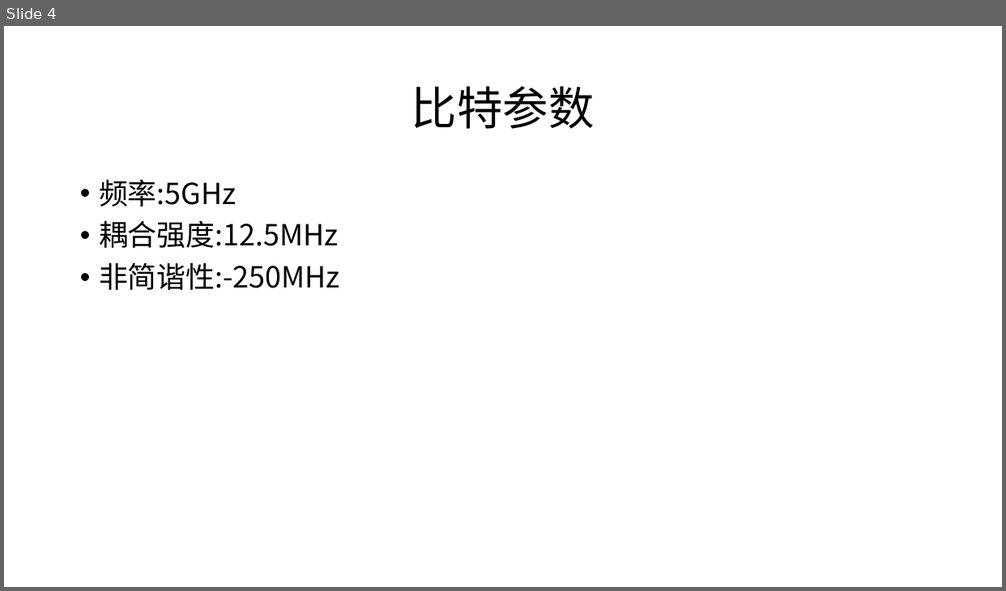
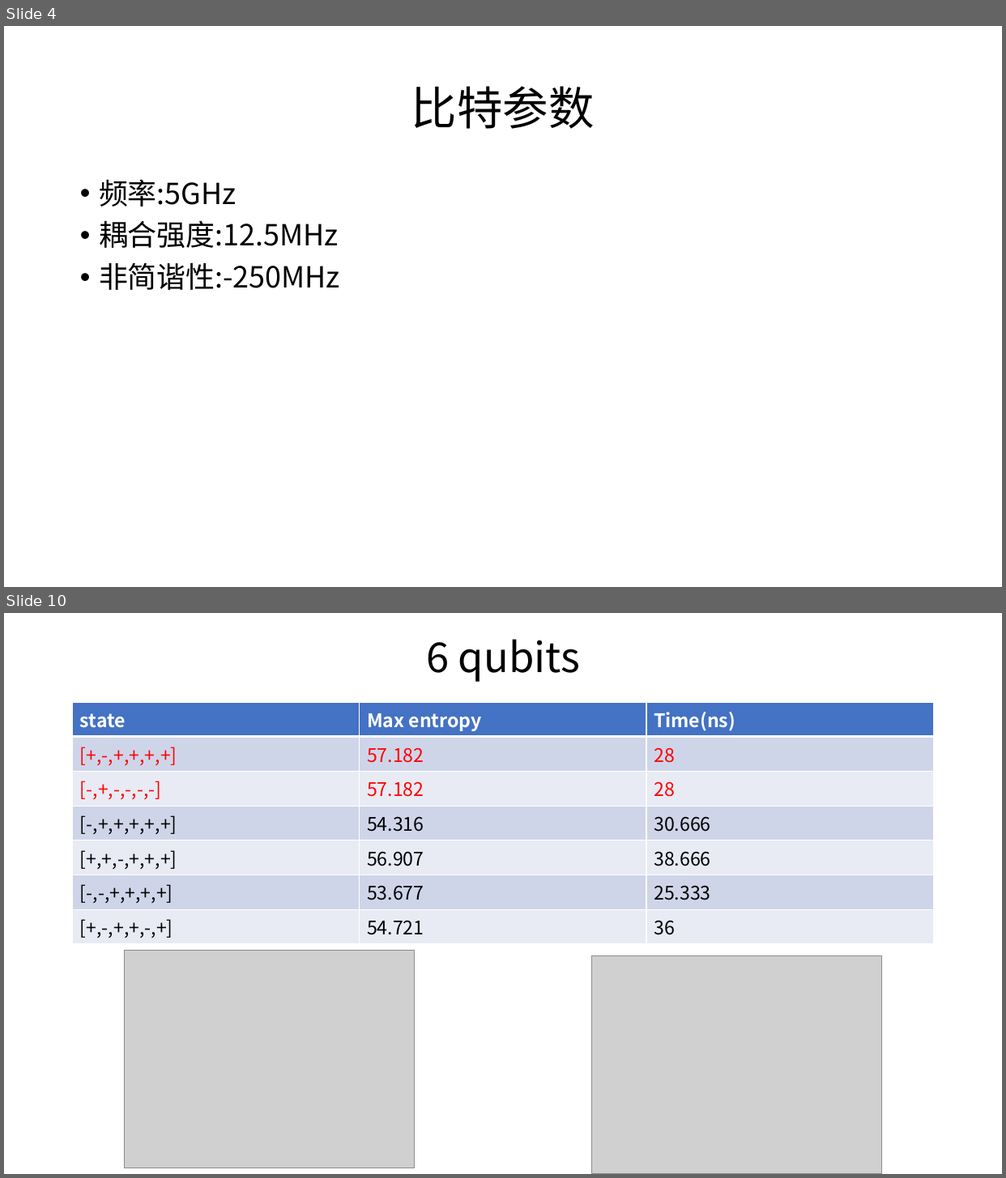
Before and after one commit to ChenZha/Quantum-Computation, a slide deck: programmer/programme/algorithm/Renyi Entropy/Renyi entropy.pptx. Shown one above the other, each under a label of ours: slide 4 before the commit, slides 4 and 10 after it; the slides between them are not shown. The pictures are 1006x591 and 1006x1178 pixels, drawn with LibreOffice and Linux fonts; fonts in the diff are those of the drawing; grey boxes stand for pictures. Boxes give left, top, right and bottom in pixels: in the first picture for what was removed or moved away, otherwise in the second. Text is boxed around its words. In the diff, an @@ line names an element or a change of style, - is before the commit and + after.

```diff
--- a/programmer/programme/algorithm/Renyi Entropy/Renyi entropy.pptx
+++ b/programmer/programme/algorithm/Renyi Entropy/Renyi entropy.pptx
@@ slide 10 added at <box>4,613,1002,1174</box>, background #FFFFFF @@
@@ title added at <box>426,639,580,682</box>, 39.6 pt, text #000000 @@
+6 qubits
@@ table added at <box>73,702,933,939</box>, 7 rows, 3 columns @@
+state | Max entropy | Time(ns)
+[+,-,+,+,+,+] | 57.182 | 28
+[-,+,-,-,-,-] | 57.182 | 28
+[-,+,+,+,+,+] | 54.316 | 30.666
+[+,+,-,+,+,+] | 56.907 | 38.666
+[-,-,+,+,+,+] | 53.677 | 25.333
+[+,-,+,+,-,+] | 54.721 | 36
@@ picture added at <box>124,950,414,1168</box> @@
@@ picture added at <box>592,956,882,1174</box> @@
```
Also in this commit, not shown: 2 slides changed, 10 other slides added, 25 other files.
